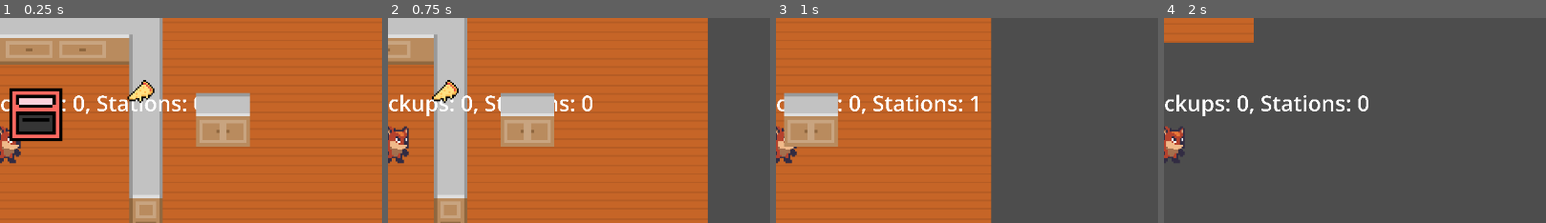
Above: before the commit, frames 1-4 (left to right).
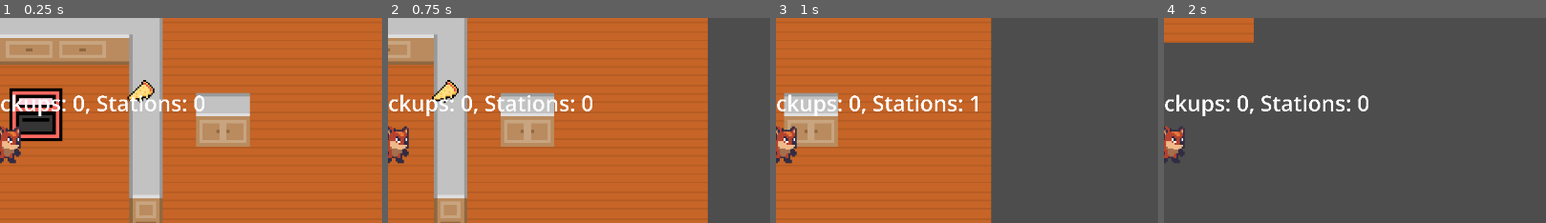
Above: after the commit, the same moments.

Repository: ArrolCardoz/GameJam---GMTK25
Game: Godot game, scene res://scenes/LevelBase/LevelBase.tscn
Same seed, same stepped clock (60 frames per second), same inputs: the game is played once before the commit and once after it.
Inputs (mouse positions are % of the whole screen's width and height, from its top left):
- Up to frame 1 (0.25 s): no input
- Up to frame 2 (0.75 s): tap Enter at 0.5 s; move the mouse to (72, 47) at 0.52 s; hold D (right) from 0.53 s (still down); tap 1 (1) at 0.6 s
- Up to frame 3 (1 s): keep holding D (right); tap 2 (2) at 0.8 s
- Up to frame 4 (2 s): move the mouse to (30, 57) at 1.27 s; release D (right) at 1.28 s; hold S (down) from 1.28 s (still down); tap 2 (2) at 1.35 s; tap 3 (3) at 1.55 s
The pictures show only the part of the screen within x 49-99%, y 21-71%; the shares and areas given below are measured in that part.

The runs differ from the first frame. In frame 1, 0.7% of the frame differs, in the area x 2-54%, y 37-60%; in frame 2, 0.4%; in frame 3, 0.7%; in frame 4, nothing differs.
Error after the commit: Out of bounds get index '0' (on base: 'Array[Item]') (res://scenes/StationDialogue/StationDialogue.gd:57)

Commit message:
StationDialogue 1/2 done

Diff:
--- a/globals/Station.gd
+++ b/classes/Station.gd
@@ -2,6 +2,7 @@
 class_name Station
 enum dir{left,up,right,down}
 
+@export var name:String
 @export var texture:Dictionary[dir,Texture2D]
 @export var maxItems:int=0
 
--- a/globals/SignalHub.gd
+++ b/globals/SignalHub.gd
@@ -12,3 +12,15 @@
 signal item_dropped(item:Item)
 func emit_item_dropped(item:Item)->void:
 	item_dropped.emit(item)
+
+signal open_station(station:Station,item:Item)
+func emit_open_station(station:Station,item:Item)->void:
+	open_station.emit(station,item)
+
+signal get_highlight_item(inventory:Inventory)
+func emit_get_highlight_item(inventory:Inventory)->void:
+	get_highlight_item.emit(inventory)
+
+signal current_highlight_item(i:int)
+func emit_current_highlight_item(i:int)->void:
+	current_highlight_item.emit(i)
--- a/project.godot
+++ b/project.godot
@@ -71,7 +71,7 @@
 "events": [Object(InputEventKey,"resource_local_to_scene":false,"resource_name":"","device":-1,"window_id":0,"alt_press …(195 unchanged characters)…
 ]
 }
-select={
+use={
 "deadzone": 0.2,
 "events": [Object(InputEventMouseButton,"resource_local_to_scene":false,"resource_name":"","device":-1,"window_id":0,"a …(258 unchanged characters)…
 ]
--- a/resources/Stations/cabinet.tres
+++ b/resources/Stations/cabinet.tres
@@ -1,11 +1,12 @@
 [gd_resource type="Resource" script_class="Station" load_steps=4 format=3 uid="uid://cwt1442nvgtl4"]
 
-[ext_resource type="Script" uid="uid://bmr2uufrtmuqt" path="res://globals/Station.gd" id="1_dujnw"]
+[ext_resource type="Script" uid="uid://bmr2uufrtmuqt" path="res://classes/Station.gd" id="1_sdgjr"]
 [ext_resource type="Texture2D" uid="uid://bdx7syl7u5xqt" path="res://assets/station/cabinet/left.png" id="2_sdgjr"]
 [ext_resource type="Texture2D" uid="uid://dsdb3g5mdgxre" path="res://assets/station/cabinet/middle.png" id="3_ibc0y"]
 
 [resource]
-script = ExtResource("1_dujnw")
+script = ExtResource("1_sdgjr")
+name = "Cabinet"
 texture = Dictionary[int, Texture2D]({
 0: ExtResource("2_sdgjr"),
 1: ExtResource("3_ibc0y"),
--- a/resources/Stations/oven.tres
+++ b/resources/Stations/oven.tres
@@ -1,10 +1,11 @@
 [gd_resource type="Resource" script_class="Station" load_steps=3 format=3 uid="uid://67ch0gv1hr38"]
 
-[ext_resource type="Script" uid="uid://bmr2uufrtmuqt" path="res://globals/Station.gd" id="1_gbwn5"]
+[ext_resource type="Script" uid="uid://bmr2uufrtmuqt" path="res://classes/Station.gd" id="1_axc01"]
 [ext_resource type="Texture2D" uid="uid://iopshijqyegt" path="res://assets/Item/pizza/dough.png" id="2_axc01"]
 
 [resource]
-script = ExtResource("1_gbwn5")
+script = ExtResource("1_axc01")
+name = "Oven"
 texture = Dictionary[int, Texture2D]({
 0: ExtResource("2_axc01"),
 1: ExtResource("2_axc01"),
--- a/scenes/InventoryDialog/InventoryDialog.gd
+++ b/scenes/InventoryDialog/InventoryDialog.gd
@@ -23,6 +23,7 @@
 func _enter_tree() -> void:
 	SignalHub.add_item_to_player.connect(update)
 	SignalHub.drop_item_from_player.connect(dropItem)
+	SignalHub.get_highlight_item.connect(getHighlightItem)
 
 func update(inventory: Inventory) -> void:
 	counter=0
@@ -44,6 +45,8 @@
 			slot.highlight(true)
 		else:
 			slot.highlight(false)
+	SignalHub.emit_current_highlight_item(highlight)
+
 
 func dropItem(inventory: Inventory)->void:
 	var items: Array[Item] = inventory.get_items()
@@ -51,3 +54,8 @@
 	var returnItem=items[highlight]
 	inventory.remove_item(returnItem)
 	SignalHub.emit_item_dropped(returnItem)
+
+func getHighlightItem(inventory:Inventory)->void:
+	var items: Array[Item] = inventory.get_items()
+	if highlight>=items.size():highlight=0
+	SignalHub.emit_current_highlight_item(highlight)
--- a/scenes/ItemHolder/ItemHolder.gd
+++ b/scenes/ItemHolder/ItemHolder.gd
@@ -21,7 +21,6 @@
 
 func updateStationSprite()->void:
 	stationSprite.texture=station.texture[_currentDir]
-
 
 
 func place_item(item)->void:
--- a/scenes/ItemHolder/Oven.gd
+++ b/scenes/ItemHolder/Oven.gd
@@ -1,2 +1,6 @@
 extends ItemHolder
 class_name Oven
+
+const STATION_NAME:String="Oven"
+func useStation()->void:
+	SignalHub.emit_open_station(station,_item)
--- a/scenes/LevelBase/LevelBase.tscn
+++ b/scenes/LevelBase/LevelBase.tscn
@@ -11,6 +11,7 @@
 [ext_resource type="Resource" uid="uid://brw6dpv2tptrn" path="res://resources/Items/cheesePizzaSliced.tres" id="7_ois7l"]
 [ext_resource type="Resource" uid="uid://dsexetbrkbukt" path="res://resources/Items/sausedDough.tres" id="8_ymbih"]
 [ext_resource type="Resource" uid="uid://d2lj5xkxm17oi" path="res://resources/Items/dough.tres" id="10_c3lg8"]
+[ext_resource type="PackedScene" uid="uid://b4x6tw7pl53db" path="res://scenes/StationDialogue/StationDialogue.tscn" id="11_c3lg8"]
 [ext_resource type="Resource" uid="uid://dh8u6yqip86yu" path="res://resources/Items/cheesePizza.tres" id="11_uw25i"]
 [ext_resource type="PackedScene" uid="uid://duxspfbvc8p2t" path="res://scenes/ItemHolder/Oven.tscn" id="13_ymbih"]
 
@@ -25,9 +26,6 @@
 scale = Vector2(2, 2)
 tile_map_data = PackedByteArray("AAABAAAAAAABAAwAAAACAAAAAAABAAwAAAADAAAAAAABAAwAAAAEAAAAAAABAAwAAAAFAAAAAAALAAwAAAAFAAEAAAALAA0AAAAFAAIAAAALAA0AAAAFAAMAAAALAA4AAAA=")
 tile_set = ExtResource("2_e7jje")
-
-[node name="Player" parent="." instance=ExtResource("3_ny4ya")]
-position = Vector2(98, 78)
 
 [node name="Pickup" parent="." instance=ExtResource("4_u8cij")]
 position = Vector2(39, 100)
@@ -63,24 +61,25 @@
 anchor_right = 0.5
 anchor_bottom = 0.5
 
+[node name="StationDialogue" parent="CanvasLayer" instance=ExtResource("11_c3lg8")]
+
 [node name="Cabinet" parent="." instance=ExtResource("3_efum6")]
 position = Vector2(52, 60)
 scale = Vector2(2, 2)
 collision_layer = 1
-collision_mask = 1
 
 [node name="Cabinet2" parent="." instance=ExtResource("3_efum6")]
 position = Vector2(228, 63)
 scale = Vector2(2, 2)
 collision_layer = 1
-collision_mask = 1
 
 [node name="Cabinet3" parent="." instance=ExtResource("3_efum6")]
 position = Vector2(20, 60)
 scale = Vector2(2, 2)
 collision_layer = 1
-collision_mask = 1
 
 [node name="Oven" parent="." instance=ExtResource("13_ymbih")]
 position = Vector2(116, 60)
-collision_layer = 16
+
+[node name="Player" parent="." instance=ExtResource("3_ny4ya")]
+position = Vector2(98, 78)
--- a/scenes/Player/Player.gd
+++ b/scenes/Player/Player.gd
@@ -6,6 +6,7 @@
 @onready var debug_label: Label = $DebugLabel
 
 const INVENTORY_SIZE:int=5
+const GROUP_NAME: String = "Player"
 
 var _inventory:Inventory=Inventory.new(INVENTORY_SIZE)
 var _pickups_in_range:Array[Pickup]
@@ -13,6 +14,7 @@
 
 func _enter_tree() -> void:
 	SignalHub.item_dropped.connect(update_hud)
+	add_to_group(GROUP_NAME)
 
 
 func _unhandled_input(event: InputEvent) -> void:
@@ -33,6 +35,11 @@
 			else:
 				swapItemInStation()
 
+
+	elif Input.is_action_just_pressed("use"):
+		if _stations_in_range.size()>0:
+			if _stations_in_range[0].has_method("useStation"):
+				_stations_in_range[0].useStation()
 
 
 func _physics_process(_delta: float) -> void:
@@ -60,6 +67,10 @@
 
 func placeItemInStation()->void:
 	SignalHub.emit_drop_item_from_player(_inventory)
+
+
+func placeItemInStationFromStationDialogue(item:Item)->void:
+	_stations_in_range[0].setItem(item)
 
 func pickItemInStation()->void:
 	if _stations_in_range[0]._isFull:
--- /dev/null
+++ b/scenes/StationDialogue/StationDialogue.gd
@@ -0,0 +1,60 @@
+extends PanelContainer
+class_name StationDialogue
+
+@onready var pizza_station: TextureRect = $PizzaStation
+@onready var item_texture: TextureRect = $itemTexture
+
+var _usingStation:bool=false
+var _currentStation:TextureRect
+var _currentItem:Item
+var _player_ref:Player
+var _player_inventory:Array[Item]
+
+func setCurrentItem(i:Item)->void:
+	_currentItem=i
+	if i==null:return
+	item_texture.texture=_currentItem.texture
+
+func _unhandled_input(event: InputEvent) -> void:
+	if Input.is_action_just_pressed("ese"):
+		hide()
+		_usingStation=false
+		_currentStation.hide()
+		_player_ref.placeItemInStationFromStationDialogue(_currentItem)
+		mouse_filter=Control.MOUSE_FILTER_IGNORE
+	elif Input.is_action_just_pressed("1"):
+		swap_array_and_var(_player_inventory, 0)
+	elif Input.is_action_just_pressed("2"):
+		swap_array_and_var(_player_inventory, 1)
+	elif Input.is_action_just_pressed("3"):
+		swap_array_and_var(_player_inventory, 2)
+	elif Input.is_action_just_pressed("4"):
+		swap_array_and_var(_player_inventory, 3)
+	elif Input.is_action_just_pressed("5"):
+		swap_array_and_var(_player_inventory, 4)
+
+
+
+func _enter_tree() -> void:
+	SignalHub.open_station.connect(openStation)
+
+func _ready() -> void:
+	_player_ref=get_tree().get_first_node_in_group(Player.GROUP_NAME)
+
+func openStation(station:Station,item:Item)->void:
+	show()
+	mouse_filter=Control.MOUSE_FILTER_STOP
+	_player_inventory=_player_ref._inventory.get_items()
+	setCurrentItem(item)
+	_usingStation=true
+	match station.name:
+		Oven.STATION_NAME:
+			_currentStation=pizza_station
+			pizza_station.show()
+			SignalHub.emit_get_highlight_item(_player_ref._inventory)
+
+func swap_array_and_var(arr: Array, index: int) -> void:
+	var temp = arr[index]
+	if index>arr.size():
+		arr.append(_currentItem)
+	setCurrentItem(temp)
--- /dev/null
+++ b/scenes/StationDialogue/StationDialogue.tscn
@@ -0,0 +1,22 @@
+[gd_scene load_steps=3 format=3 uid="uid://b4x6tw7pl53db"]
+
+[ext_resource type="Script" uid="uid://eysmygo07vei" path="res://scenes/StationDialogue/StationDialogue.gd" id="1_wqfj2"]
+[ext_resource type="Texture2D" uid="uid://cfsote0dmtko0" path="res://assets/Item/items-Sheet-Sheet-Sheet.png" id="2_46u5g"]
+
+[node name="StationDialogue" type="PanelContainer"]
+visible = false
+anchors_preset = 15
+anchor_right = 1.0
+anchor_bottom = 1.0
+grow_horizontal = 2
+grow_vertical = 2
+mouse_filter = 2
+script = ExtResource("1_wqfj2")
+
+[node name="PizzaStation" type="TextureRect" parent="."]
+layout_mode = 2
+texture = ExtResource("2_46u5g")
+
+[node name="itemTexture" type="TextureRect" parent="."]
+layout_mode = 2
+mouse_filter = 2
Renamed: globals/Station.gd.uid -> classes/Station.gd.uid
Not shown: 1 places in scenes/LevelBase/LevelBase.tscn that only renumber resources
Not shown, added: scenes/StationDialogue/StationDialogue.gd.uid
